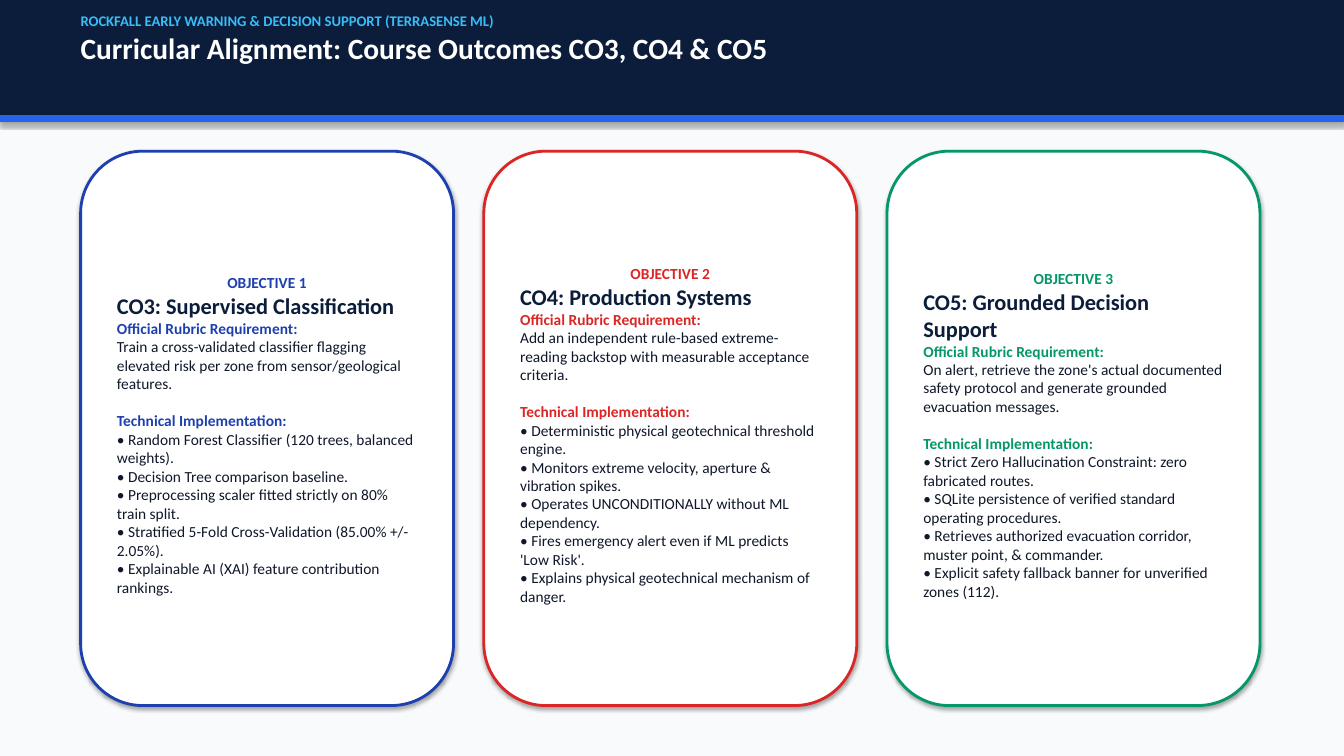
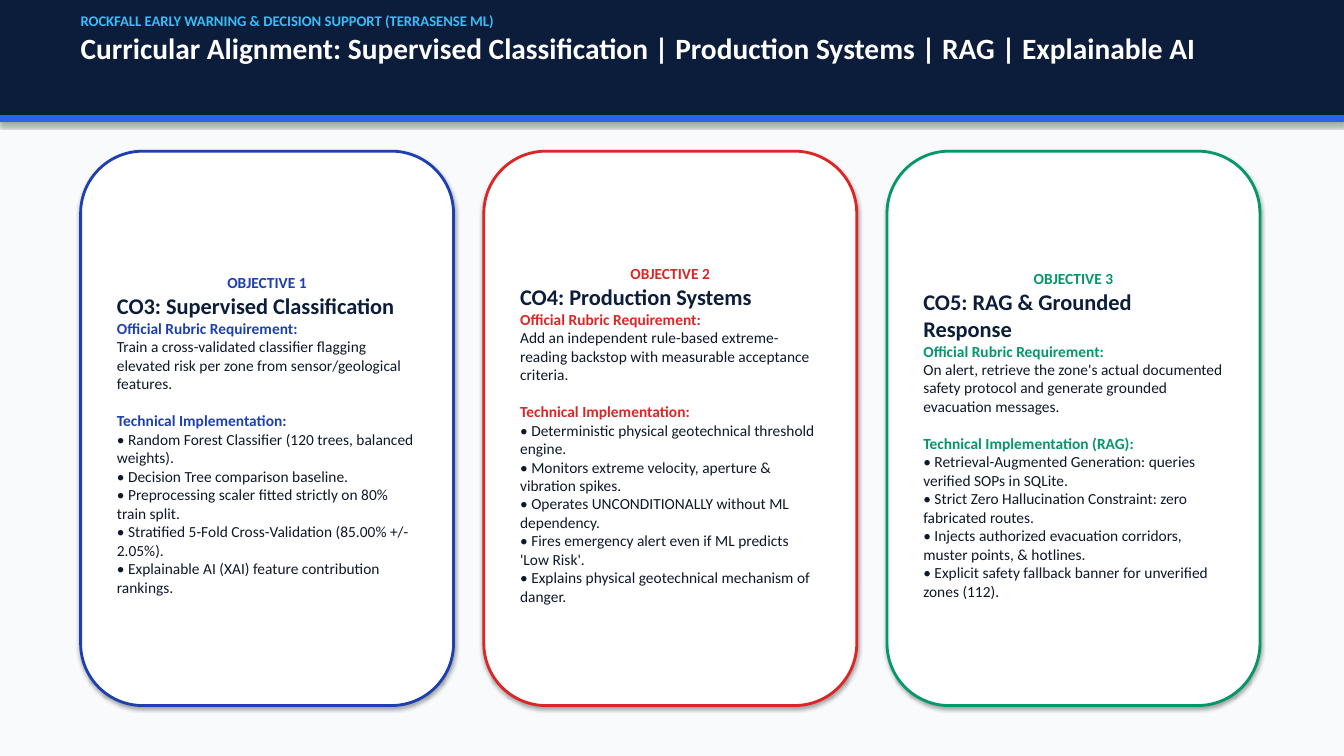
Before and after one commit to ShahidNurpasha/TerraSense-ML-Rockfall-Detection, a slide deck: slide 2 of ROCKFALL_EARLY_WARNING_PRESENTATION.pptx. Drawn at 1344x756 pixels with LibreOffice and Linux fonts; fonts in the diff are those of the drawing. Boxes give left, top, right and bottom in pixels: in the first picture for what was removed or moved away, otherwise in the second. Text is boxed around its words. In the diff, an @@ line names an element or a change of style, - is before the commit and + after.

Commit message:
Complete RAG 4/4 requirement with confirmed AI-generated responses, Copilot UI, updated report & PPT

```diff
--- a/ROCKFALL_EARLY_WARNING_PRESENTATION.pptx
+++ b/ROCKFALL_EARLY_WARNING_PRESENTATION.pptx
@@ text at (81,38,1195,64): text changed @@
-Curricular Alignment: Course Outcomes CO3, CO4 & CO5
+Curricular Alignment: Supervised Classification | Production Systems | RAG | Explainable AI
@@ text in rounded rectangle at (923,294,1131,341): text changed @@
-CO5: Grounded Decision Support
+CO5: RAG & Grounded Response
@@ text in rounded rectangle at (923,437,1195,488): text changed; text colour #059669 to #0F172A; bold off @@
-Technical Implementation:
+Technical Implementation (RAG):
+• Retrieval-Augmented Generation: queries verified SOPs in SQLite.
@@ text in rounded rectangle at (923,530,1182,563): text changed @@
-• SQLite persistence of verified standard operating procedures.
-• Retrieves authorized evacuation corridor, muster point, & commander.
+• Injects authorized evacuation corridors, muster points, & hotlines.
```
Also in this commit, not shown: 3 other slides changed, 11 other files.
